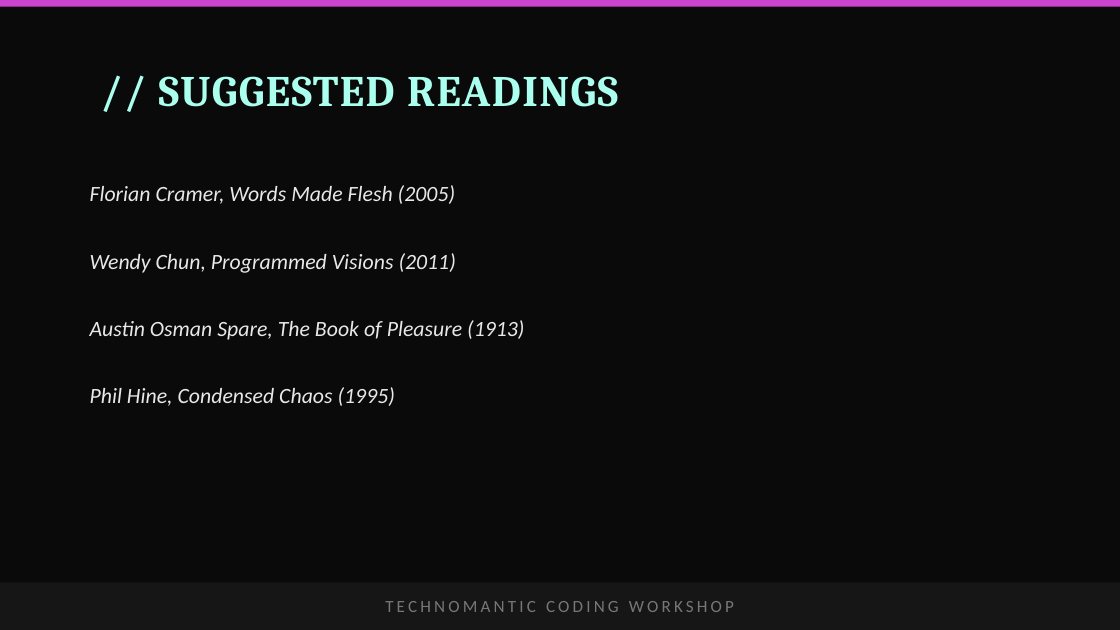
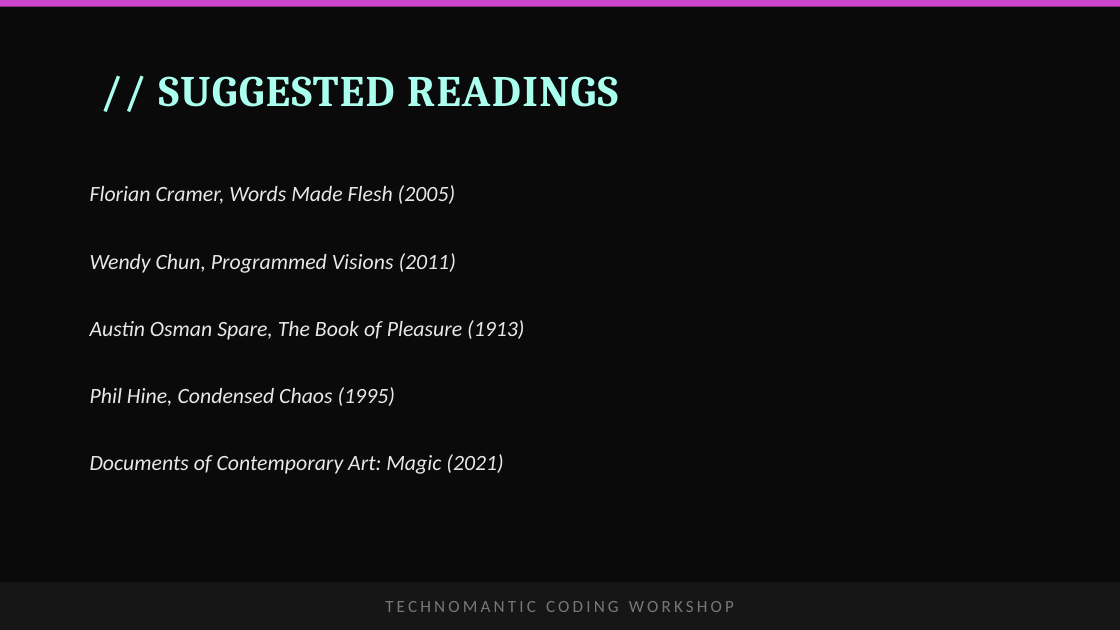
Before and after one commit to aperry2/technomanticCodingWorkshop, a slide deck: slide 16 of Technomantic_Coding_Workshop.pptx. Drawn at 1120x630 pixels with LibreOffice and Linux fonts; fonts in the diff are those of the drawing. Boxes give left, top, right and bottom in pixels: in the first picture for what was removed or moved away, otherwise in the second. Text is boxed around its words. In the diff, an @@ line names an element or a change of style, - is before the commit and + after.

```diff
--- a/Technomantic_Coding_Workshop.pptx
+++ b/Technomantic_Coding_Workshop.pptx
@@ text added at (90, 454, 503, 474), 14 pt, text #E8E8E8, italic @@
+Documents of Contemporary Art: Magic (2021)
```
Also in this commit, not shown: 1 other file.
